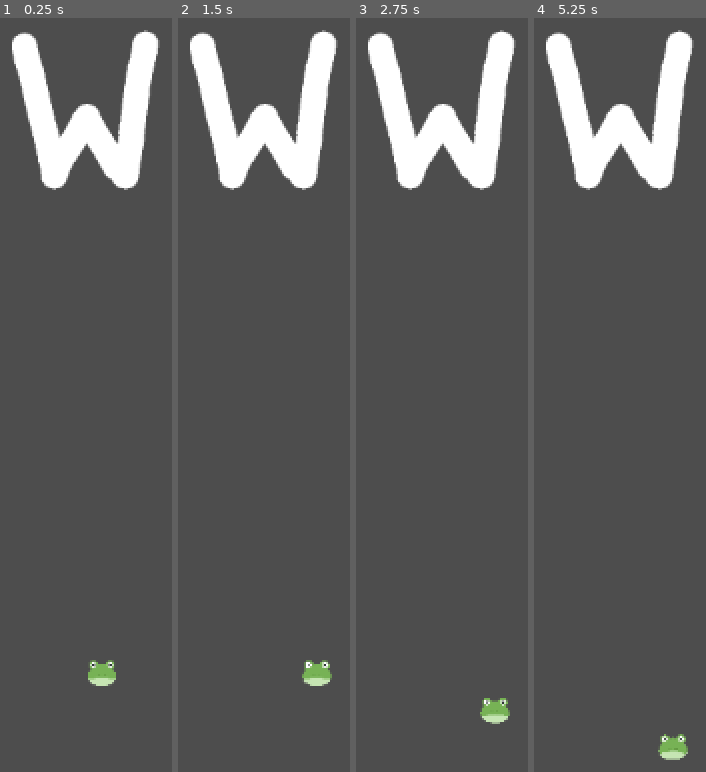
Above: before the commit, frames 1-4 (left to right).
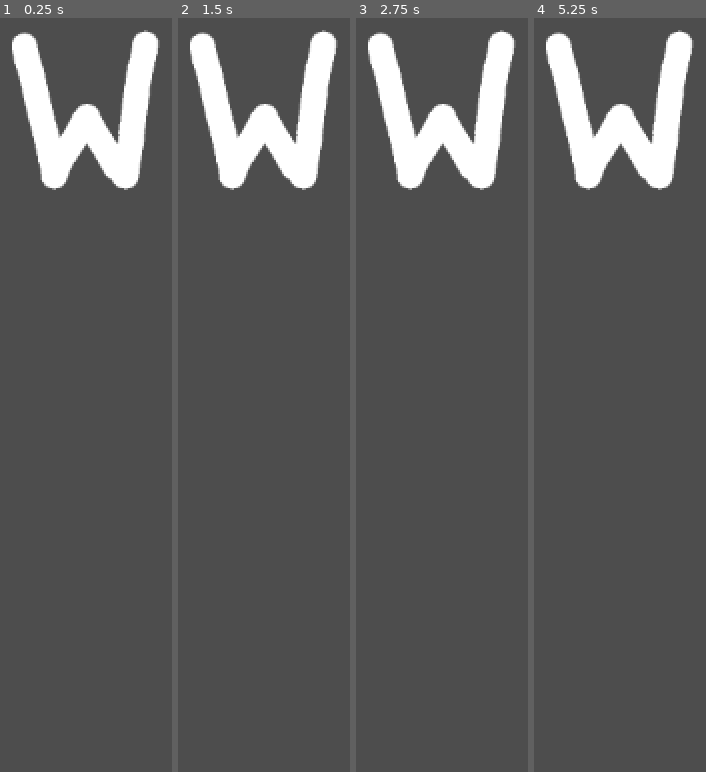
Above: after the commit, the same moments.

Repository: alexcavadora/alex-isaac-implementation
Game: Godot game, scene res://scenes/main_scene.tscn
The game is run twice, just before and just after one commit, with the same random seed, the same clock (stepped at 60 frames per second) and the same inputs. The project has no main scene, so this scene is started directly.
Inputs:
- Up to frame 1 (0.25 s): no input
- Up to frame 2 (1.5 s): tap Enter at 0.5 s; tap A (a_press, bound only before the commit) at 0.6 s; tap D (d_press, bound only before the commit) at 0.8, 1.35 s; tap Space at 1.25 s
- Up to frame 3 (2.75 s): tap S (s_press, bound only before the commit) at 1.55, 2.1 s; tap Enter at 2 s; tap W (w_press, bound only before the commit) at 2.3 s
- Up to frame 4 (5.25 s): tap Space at 2.75, 4.25 s; tap W (w_press, bound only before the commit) at 2.85 s; tap A (a_press, bound only before the commit) at 3.05, 3.6 s; tap Enter at 3.5 s; tap D (d_press, bound only before the commit) at 3.8, 4.35 s; tap S (s_press, bound only before the commit) at 4.55, 5.1 s

The runs differ from the first frame. In frame 1, 0.5% of the frame differs, in the area x 51-68%, y 85-89%; in frame 2, 0.5%, in the area x 72-90%, y 85-89%; in frame 3, 0.5%; in frame 4, 0.5%.

Commit message:
Revert "Deleting this change on main"
This reverts commit b06d1eff3e019a5661f56e1b573dcda4e93e7261.

Diff:
--- a/project.godot
+++ b/project.godot
@@ -13,26 +13,3 @@
 config/name="10Leaf-Test1"
 config/features=PackedStringArray("4.4", "Forward Plus")
 config/icon="res://icon.svg"
-
-[input]
-
-w_press={
-"deadzone": 0.2,
-"events": [Object(InputEventKey,"resource_local_to_scene":false,"resource_name":"","device":-1,"window_id":0,"alt_pressed":false,"shift_pressed":false,"ctrl_pressed":false,"meta_pressed":false,"pressed":false,"keycode":0,"physical_keycode":87,"key_label":0,"unicode":119,"location":0,"echo":false,"script":null)
-]
-}
-a_press={
-"deadzone": 0.2,
-"events": [Object(InputEventKey,"resource_local_to_scene":false,"resource_name":"","device":-1,"window_id":0,"alt_pressed":false,"shift_pressed":false,"ctrl_pressed":false,"meta_pressed":false,"pressed":false,"keycode":0,"physical_keycode":65,"key_label":0,"unicode":97,"location":0,"echo":false,"script":null)
-]
-}
-s_press={
-"deadzone": 0.2,
-"events": [Object(InputEventKey,"resource_local_to_scene":false,"resource_name":"","device":-1,"window_id":0,"alt_pressed":false,"shift_pressed":false,"ctrl_pressed":false,"meta_pressed":false,"pressed":false,"keycode":0,"physical_keycode":83,"key_label":0,"unicode":115,"location":0,"echo":false,"script":null)
-]
-}
-d_press={
-"deadzone": 0.2,
-"events": [Object(InputEventKey,"resource_local_to_scene":false,"resource_name":"","device":-1,"window_id":0,"alt_pressed":false,"shift_pressed":false,"ctrl_pressed":false,"meta_pressed":false,"pressed":false,"keycode":0,"physical_keycode":68,"key_label":0,"unicode":100,"location":0,"echo":false,"script":null)
-]
-}
--- a/scenes/player.gd
+++ /dev/null
@@ -1,12 +0,0 @@
-extends CharacterBody2D
-class_name Player
-@export var speed = 400
-
-# Getting the input inside a 2D Vector and setting the velocity accordingly
-func get_input_movement():
-	var input_direction = Input.get_vector("a_press", "d_press", "w_press", "s_press")
-	self.velocity = input_direction * speed
-
-func _physics_process(delta):
-	get_input_movement()
-	move_and_slide()
--- a/scenes/player.tscn
+++ b/scenes/player.tscn
@@ -1,16 +1,3 @@
-[gd_scene load_steps=4 format=3 uid="uid://dju236svsn53k"]
-
-[ext_resource type="Texture2D" uid="uid://dfjtoakgwqjgu" path="res://resources/sprites/entities/player.png" id="1_3vyb7"]
-[ext_resource type="Script" uid="uid://c81q0t0fqvfqu" path="res://scenes/player.gd" id="1_g2els"]
-
-[sub_resource type="RectangleShape2D" id="RectangleShape2D_g2els"]
+[gd_scene format=3 uid="uid://dju236svsn53k"]
 
 [node name="Player" type="CharacterBody2D"]
-script = ExtResource("1_g2els")
-
-[node name="CollisionShape" type="CollisionShape2D" parent="."]
-shape = SubResource("RectangleShape2D_g2els")
-
-[node name="Sprite" type="Sprite2D" parent="."]
-scale = Vector2(0.02, 0.02)
-texture = ExtResource("1_3vyb7")
Not shown, removed: scenes/player.gd.uid
